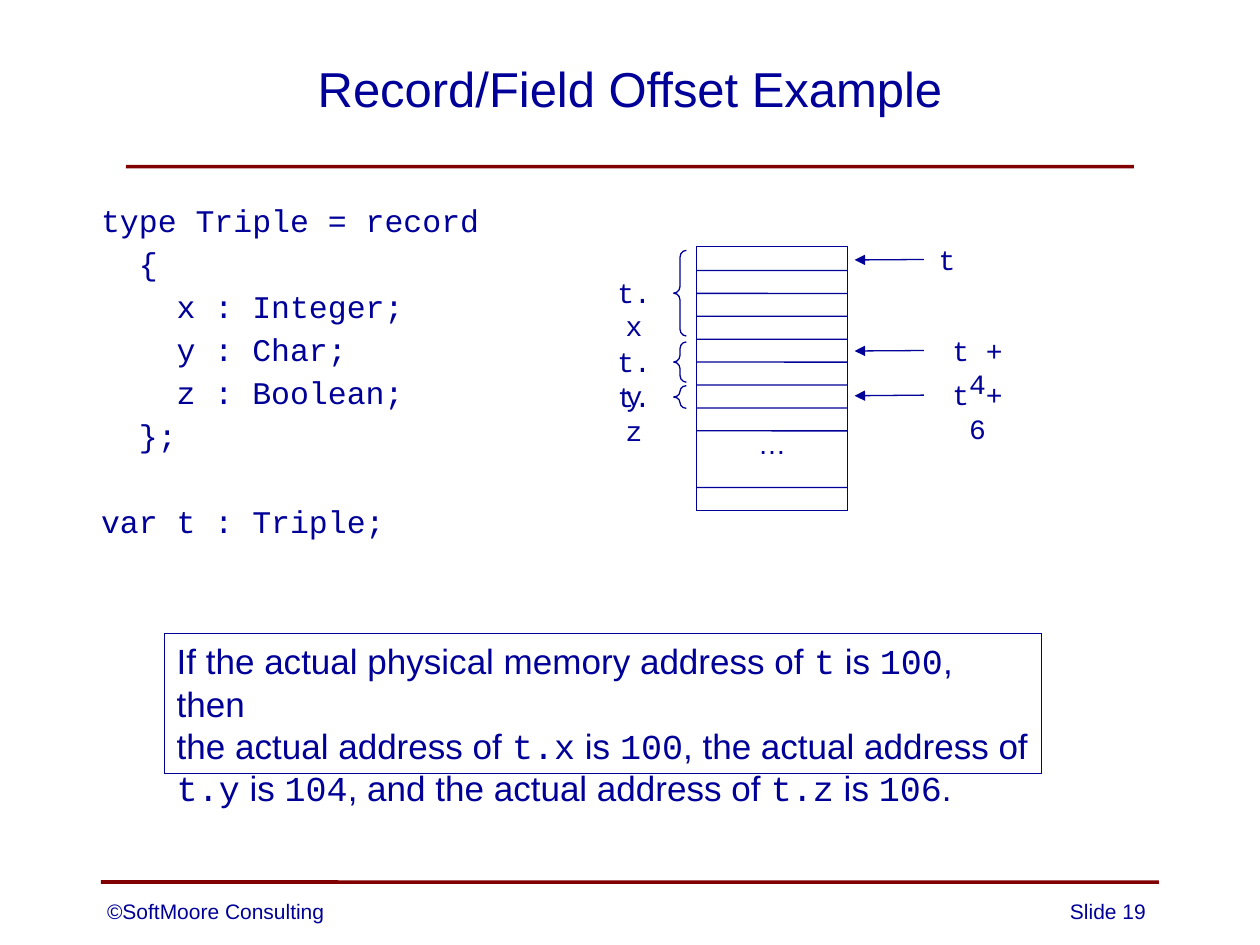
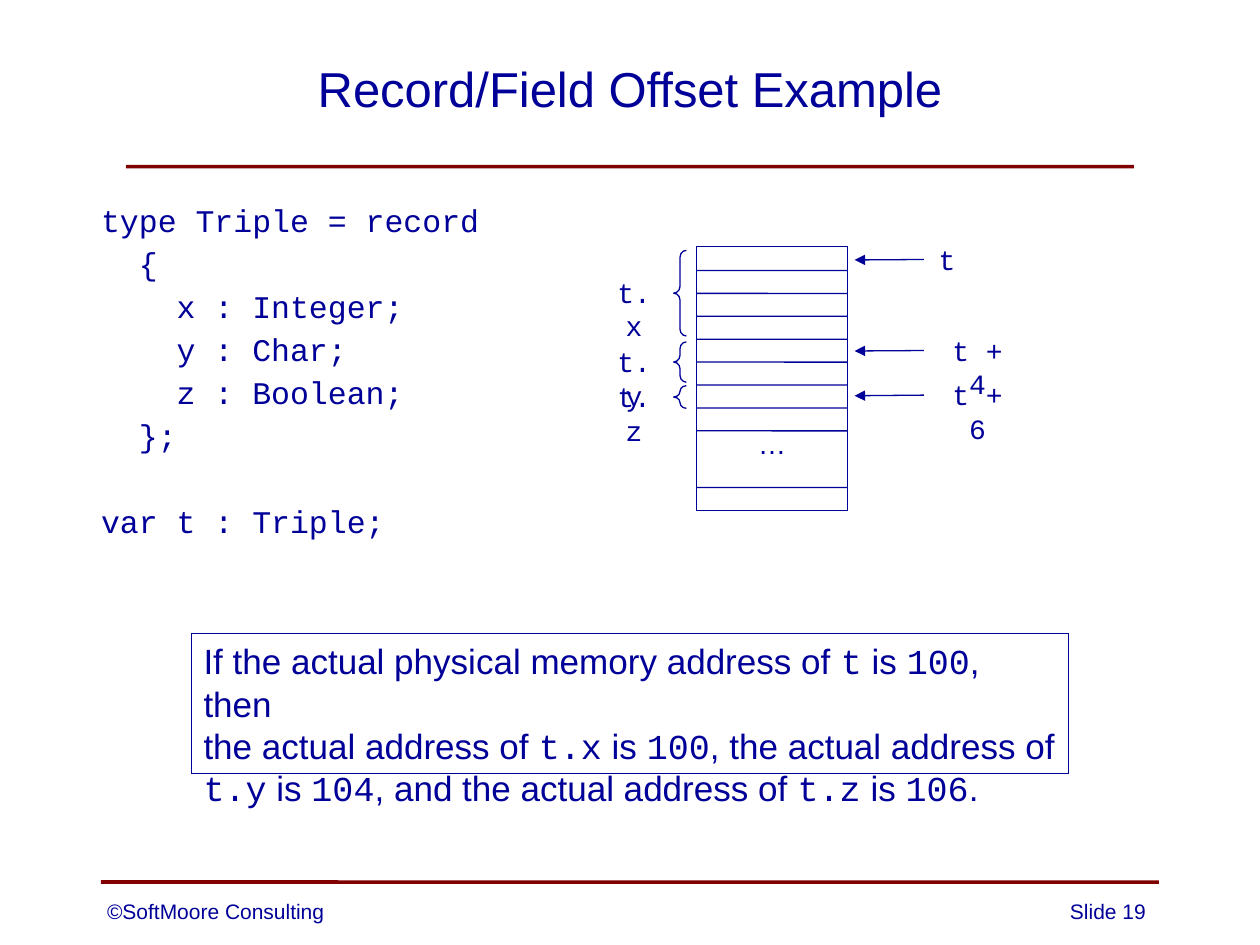
Before and after one commit to SoftMoore/CPRL-Java-3rd, a slide deck: slide 19 of PowerPoints/16 - Records.pptx. Drawn at 1260x945 pixels with LibreOffice and Linux fonts; fonts in the diff are those of the drawing. Boxes give left, top, right and bottom in pixels: in the first picture for what was removed or moved away, otherwise in the second. Text is boxed around its words. In the diff, an @@ line names an element or a change of style, - is before the commit and + after.

```diff
--- a/PowerPoints/16 - Records.pptx
+++ b/PowerPoints/16 - Records.pptx
@@ rectangle "If the actual physical memory ...": place and size @@
-rectangle "If the actual physical memory ..." at [164, 634, 1042, 774]
+rectangle "If the actual physical memory ..." at [192, 634, 1070, 774]
```
Also in this commit, not shown: 3 other slides changed.
